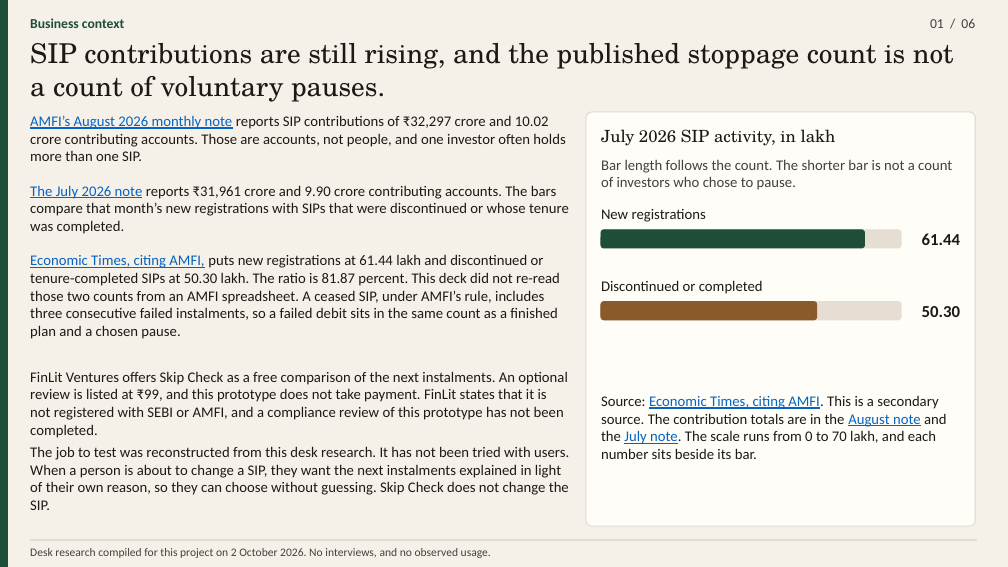
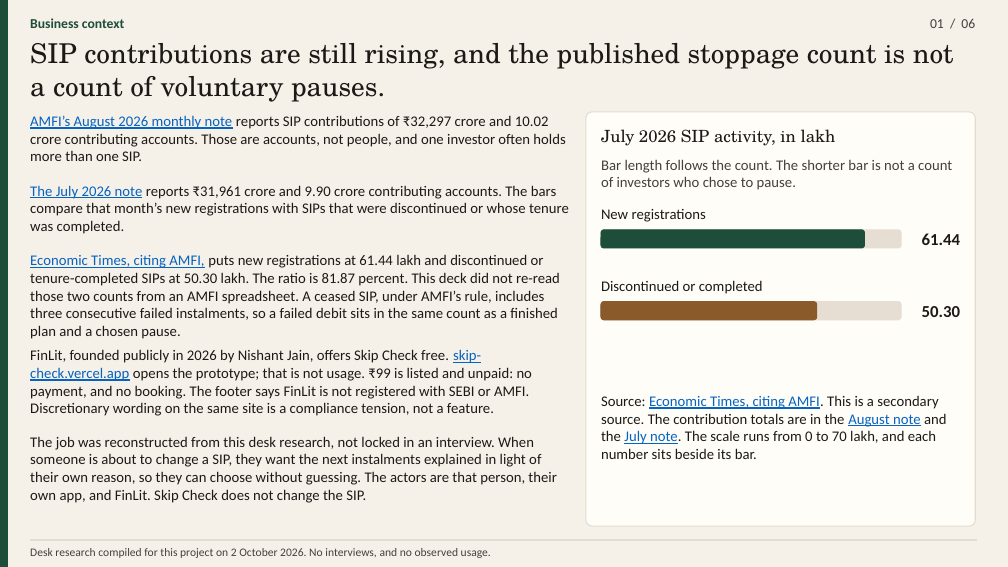
Before and after one commit to parthkapoor2402/finlit-ventures, a slide deck: slide 1 of presentation/out/finlit-skip-check-strategy.pptx. Drawn at 1008x567 pixels with LibreOffice and Linux fonts; fonts in the diff are those of the drawing. Boxes give left, top, right and bottom in pixels: in the first picture for what was removed or moved away, otherwise in the second. Text is boxed around its words. In the diff, an @@ line names an element or a change of style, - is before the commit and + after.

```diff
--- a/presentation/out/finlit-skip-check-strategy.pptx
+++ b/presentation/out/finlit-skip-check-strategy.pptx
@@ text at bbox=[30, 349, 532, 416]: text changed @@
-FinLit Ventures offers Skip Check as a free comparison of the next instalments. An optional review is listed at ₹99, and this prototype does not take payment. FinLit states that it is not registered with SEBI or AMFI, and a compliance review of this prototype has not been completed.
+FinLit, founded publicly in 2026 by Nishant Jain, offers Skip Check free. skip-check.vercel.app opens the prototype; that is not usage. ₹99 is listed and unpaid: no payment, and no booking. The footer says FinLit is not registered with SEBI or AMFI. Discretionary wording on the same site is a compliance tension, not a feature.
@@ text at bbox=[30, 436, 556, 503]: text changed @@
-The job to test was reconstructed from this desk research. It has not been tried with users. When a person is about to change a SIP, they want the next instalments explained in light of their own reason, so they can choose without guessing. Skip Check does not change the SIP.
+The job was reconstructed from this desk research, not locked in an interview. When someone is about to change a SIP, they want the next instalments explained in light of their own reason, so they can choose without guessing. The actors are that person, their own app, and FinLit. Skip Check does not change the SIP.
```
Also in this commit, not shown: 5 other slides changed, 5 other files.
